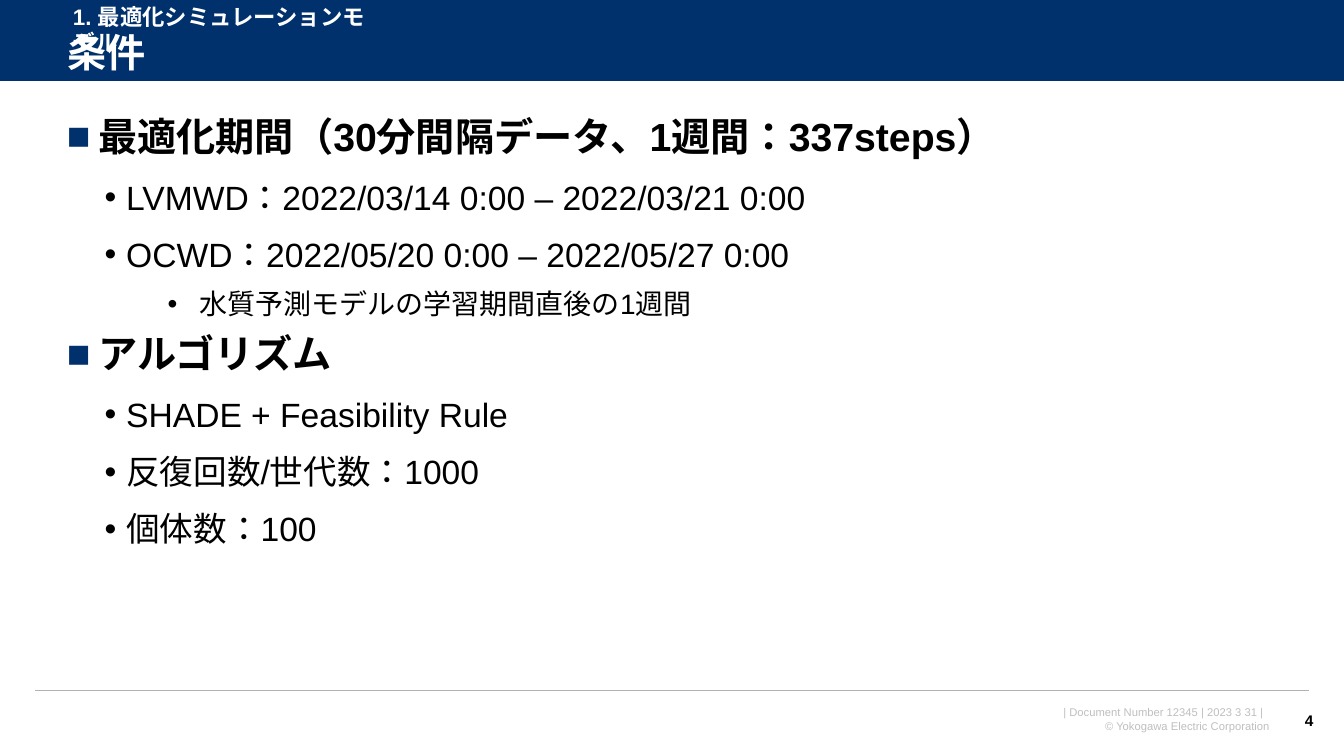
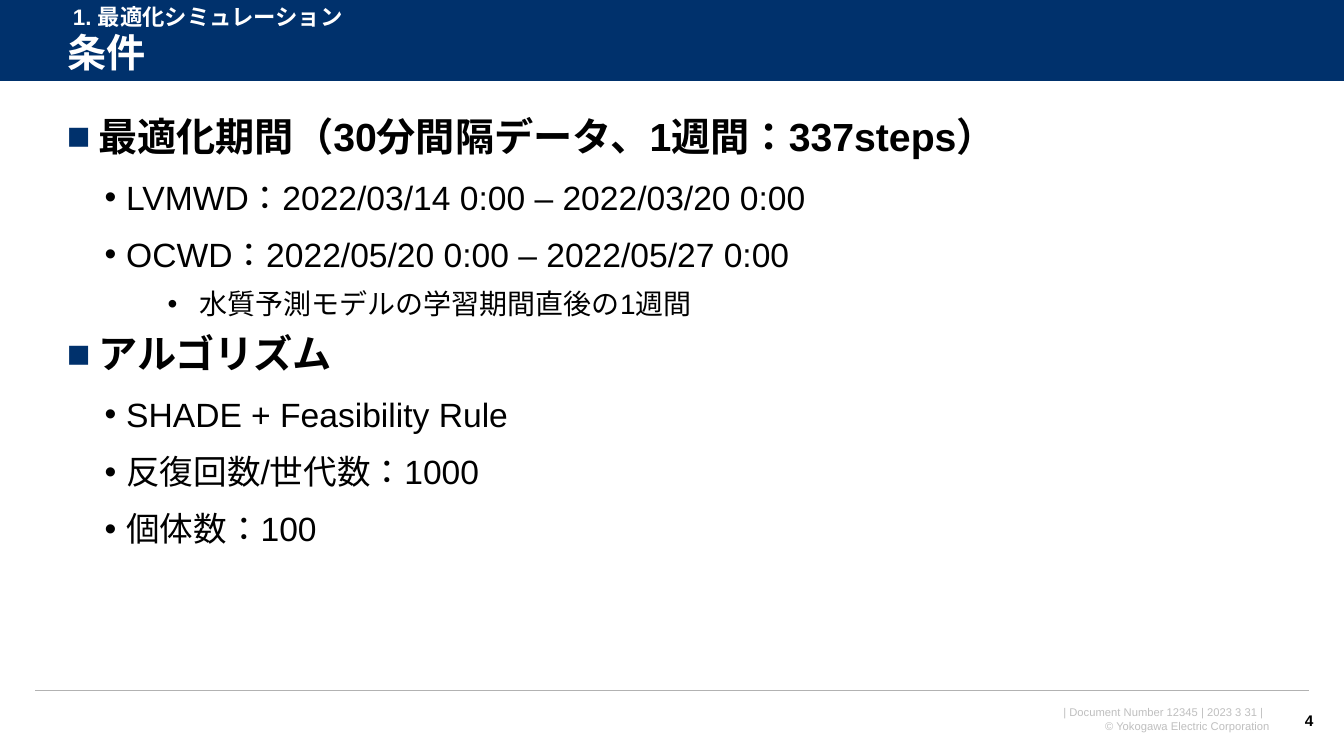
Before and after one commit to watarukumagai-git/opt, a slide deck: slide 4 of Reuse_Water/230704_NAWI定例_kuma_rev.0.pptx. Drawn at 1344x756 pixels with LibreOffice and Linux fonts; fonts in the diff are those of the drawing; background and template pictures are left out. Boxes give left, top, right and bottom in pixels: in the first picture for what was removed or moved away, otherwise in the second. Text is boxed around its words. In the diff, an @@ line names an element or a change of style, - is before the commit and + after.

```diff
--- a/Reuse_Water/230704_NAWI定例_kuma_rev.0.pptx
+++ b/Reuse_Water/230704_NAWI定例_kuma_rev.0.pptx
@@ text at (73,6,343,27): text changed @@
-1. 最適化シミュレーションモデル
+1. 最適化シミュレーション
@@ text at (126,185,805,211): text changed @@
-  • LVMWD：2022/03/14 0:00 – 2022/03/21 0:00
+  • LVMWD：2022/03/14 0:00 – 2022/03/20 0:00
```
Also in this commit, not shown: 13 other slides changed, 1 slide removed.
